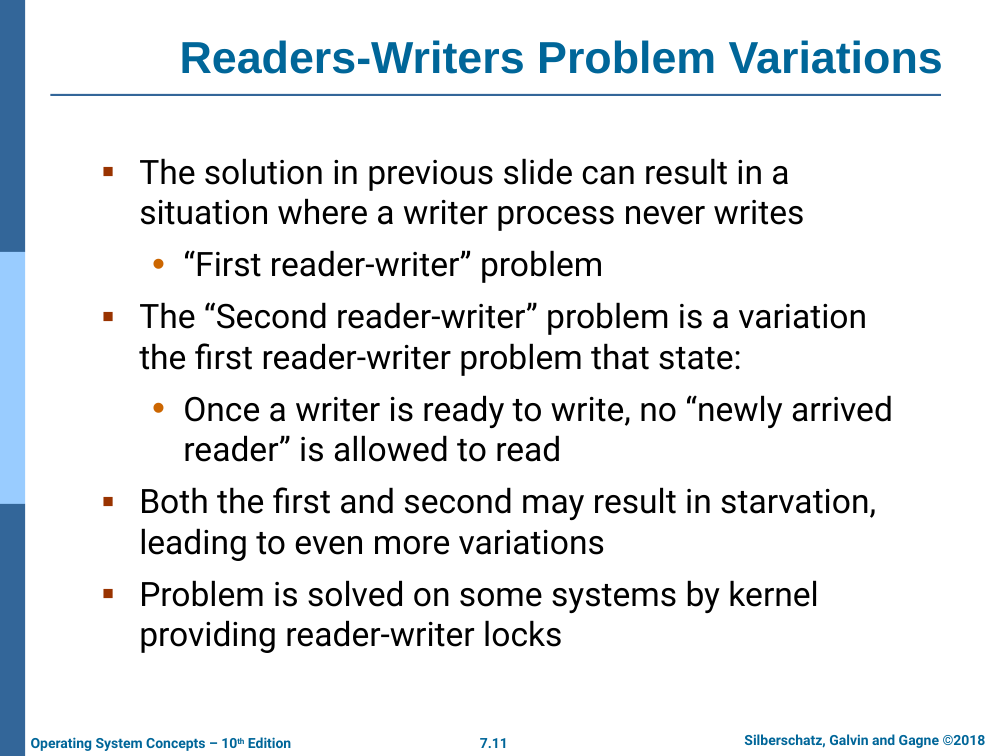
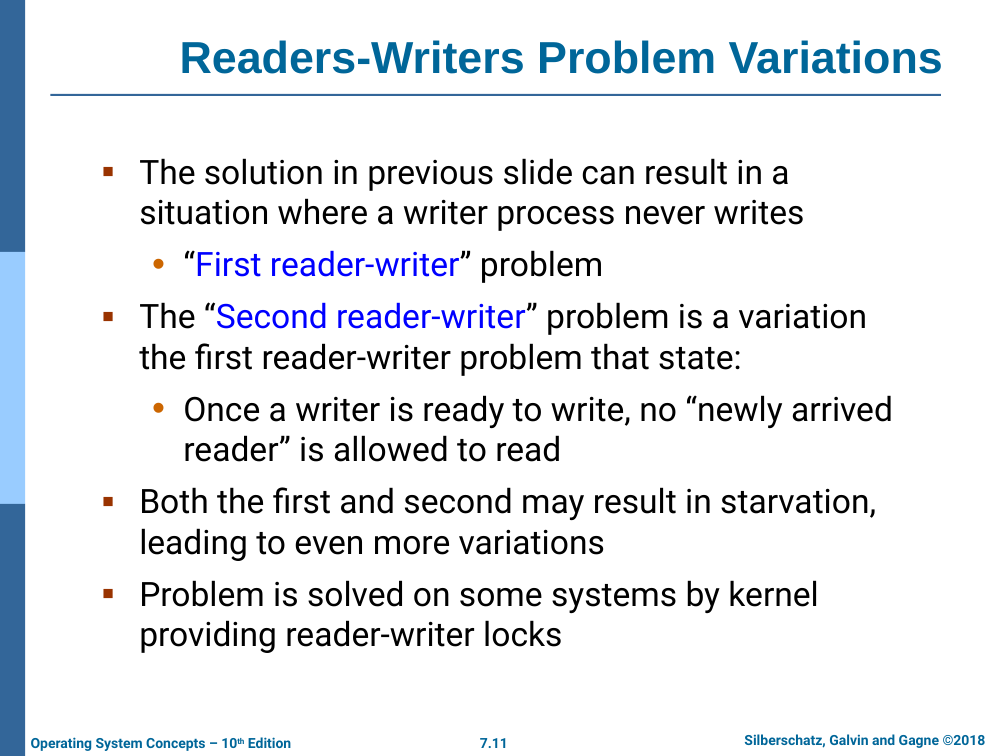
Before and after one commit to chriswjh/chriswjh.github.io, a slide deck: slide 11 of OSu/Chap07.pptx. Drawn at 1008x756 pixels with LibreOffice and Linux fonts; fonts in the diff are those of the drawing; background and template pictures are left out. Boxes give left, top, right and bottom in pixels: in the first picture for what was removed or moved away, otherwise in the second. Text is boxed around its words. In the diff, an @@ line names an element or a change of style, - is before the commit and + after.

```diff
--- a/OSu/Chap07.pptx
+++ b/OSu/Chap07.pptx
@@ text at box(139, 250, 867, 376): text colour #000000 to #0000FF in "“First reader-writer”", "“Second reader-writer”" @@
```
Also in this commit, not shown: 12 other slides changed, 2 other files.
